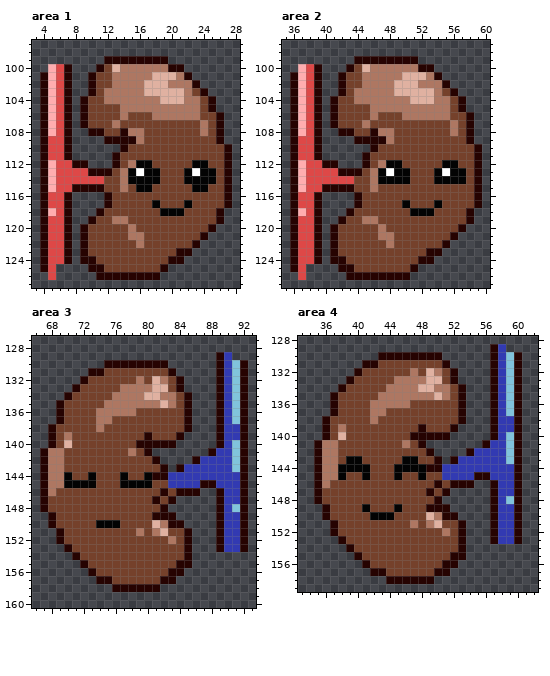
File history of a pixel-art file, art/organs.aseprite. Above is the file before it was changed.
512x512 pixels, 1 frame. Pixels under 10% opacity are left out. Colours within 5 levels of each other are drawn and written as one. Shown: area 1: x 3..28, y 97..127; area 2: x 35..60, y 97..127; area 3: x 66..93, y 127..160; area 4: x 33..62, y 128..159. The commit also changed other parts of the picture, which this record leaves out.
And afterwards:
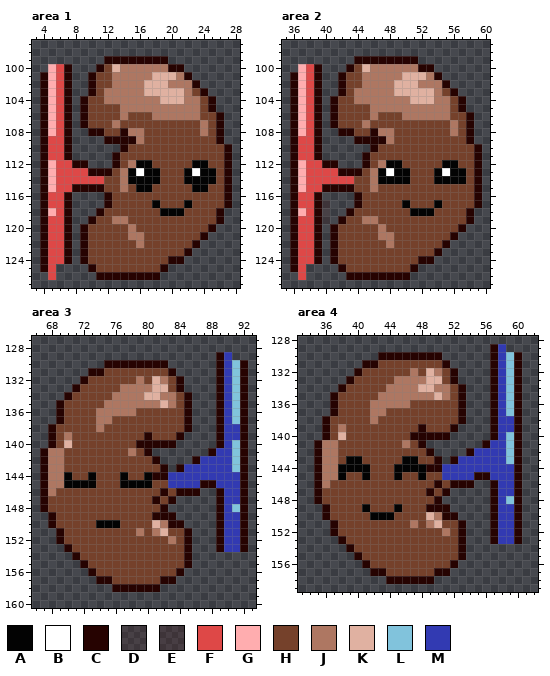
Palette (. is transparent): A #030303  B #ffffff  C #260301  D #5500001a  E #55000022  F #de4847  G #ffadaf  H #75412b  J #ae7762  K #e0b1a1  L #81c3dc  M #323ab2
Changes in this commit:
Area 1, layer "Flattened":
y 123: x 21 C -> H
y 124: x 10 C -> H
y 125: x 11 C -> H
Area 2, layer "Flattened":
y 117: x 40 . -> E
y 118..119: x 40 . -> D
y 123: x 53 C -> H
y 124: x 42 C -> H
y 125: x 43 C -> H
Area 3, layer "Flattened":
y 155: x 84 C -> H
y 156: x 83 C -> H
Area 4, layer "Flattened":
y 155: x 52 C -> H
y 156: x 51 C -> H
